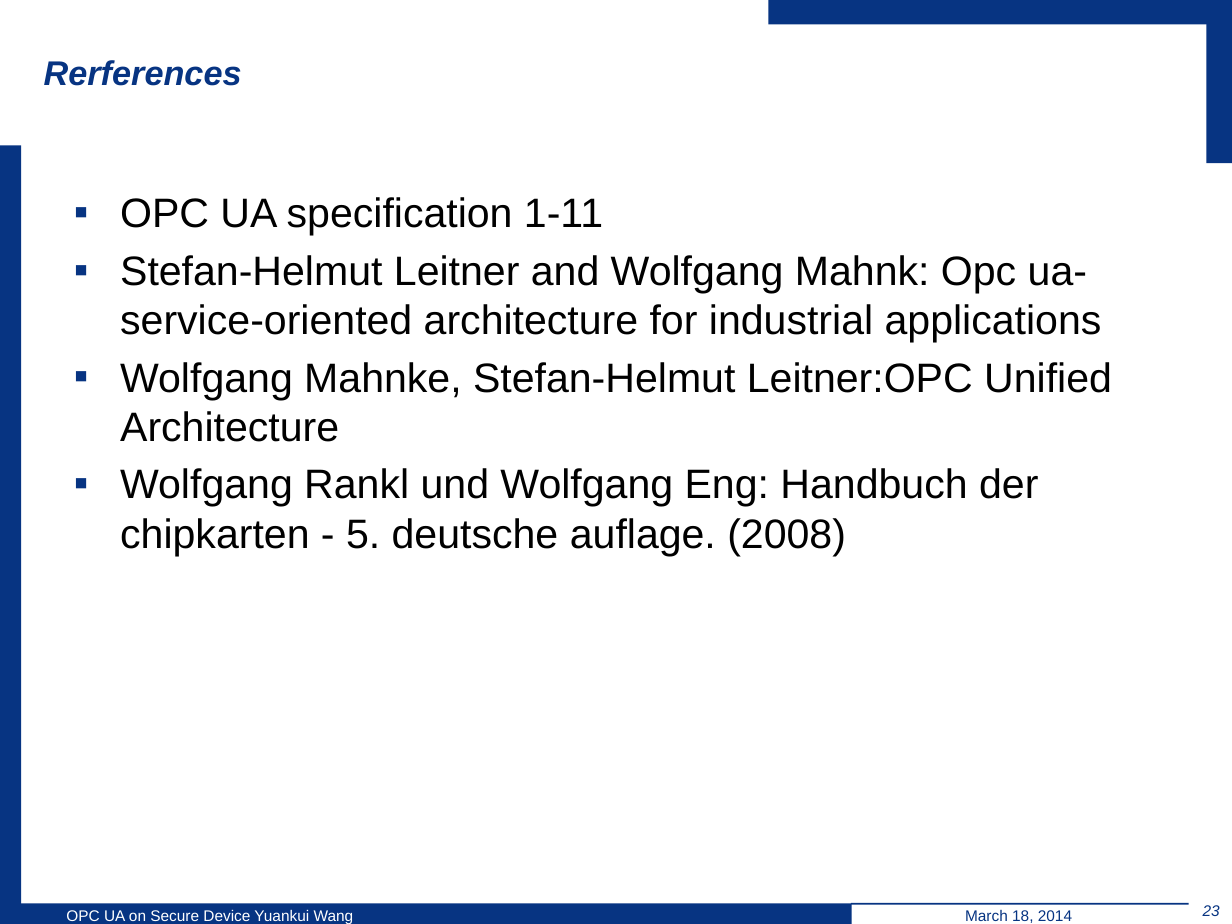
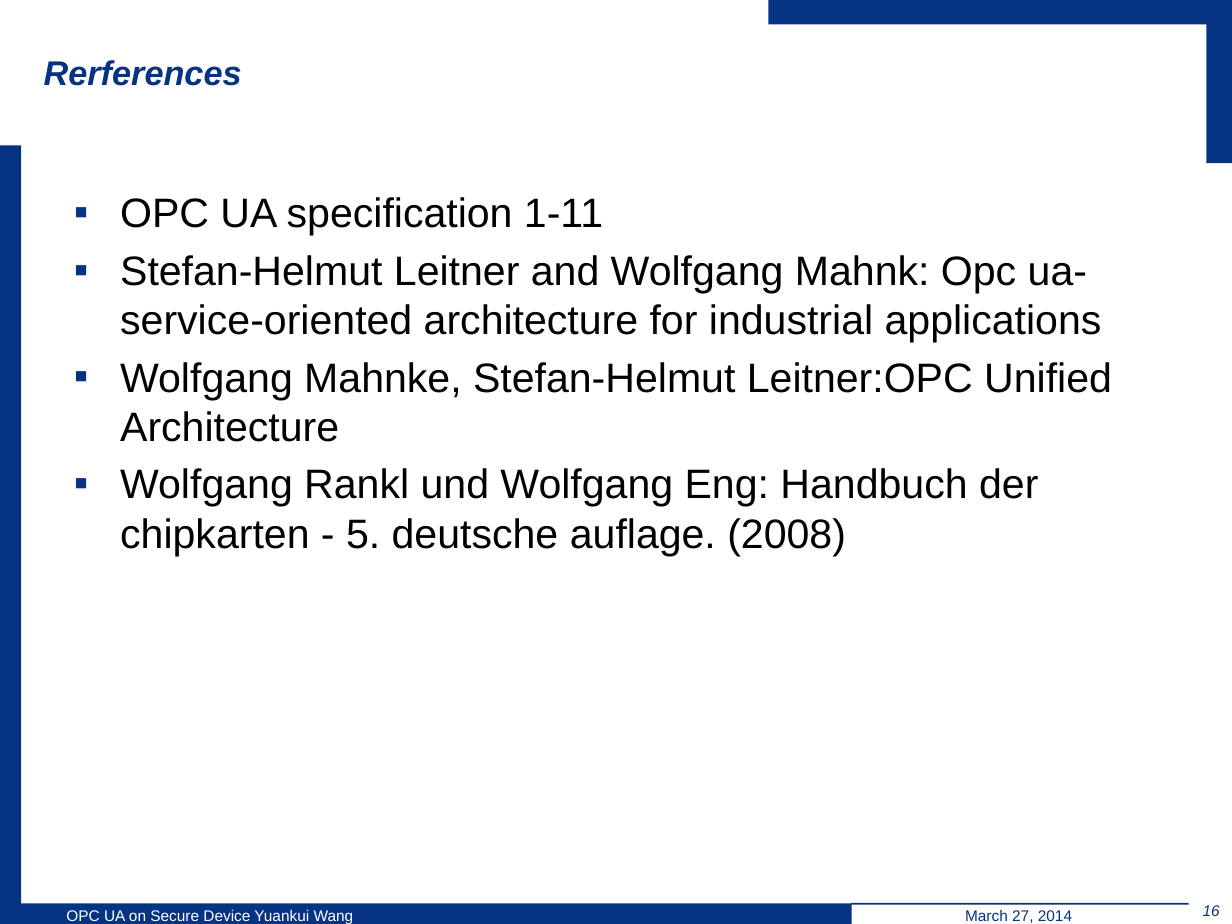
Before and after one commit to wsuetholz/opc-ua-wangyk-upb-morpho, a slide deck: slide 16 of ppt/Implementation Object Linking and Embedding for Processes Control.pptx (slide 23 before the commit). Drawn at 1232x924 pixels with LibreOffice and Linux fonts; fonts in the diff are those of the drawing; background and template pictures are left out. Boxes give left, top, right and bottom in pixels: in the first picture for what was removed or moved away, otherwise in the second. Text is boxed around its words. In the diff, an @@ line names an element or a change of style, - is before the commit and + after.

```diff
--- a/ppt/Implementation Object Linking and Embedding for Processes Control.pptx
+++ b/ppt/Implementation Object Linking and Embedding for Processes Control.pptx
@@ text at [965,910,1072,923]: text changed @@
-March 18, 2014
+March 27, 2014
@@ page number at [1203,905,1220,916]: text changed @@
-23
+16
```
Also in this commit, not shown: 15 other slides changed, 7 slides removed.
